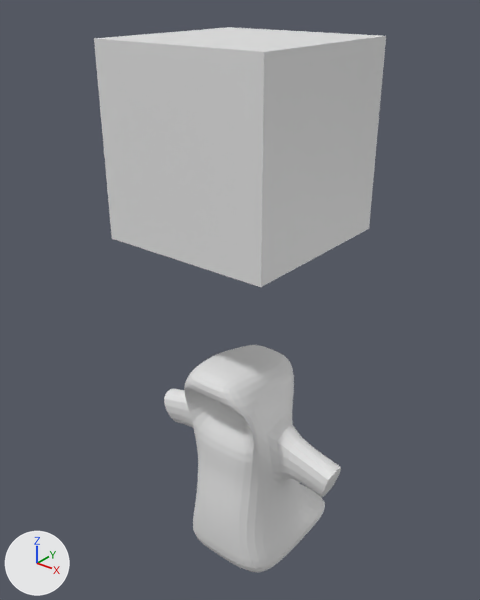
An edit to the Blender file Toys/Practices/Monsters/LP_Various_Monsters/MonstersSets.blend, drawn before and after from the same camera.
Both versions are drawn from a camera (50 mm lens) standing at (4.27, -5.38, 6.93) and looking at (-0.22, 0.22, 3.46). The axes (+X, +Y, +Z) are drawn at lower left. The lights are the same throughout.

In view in the first picture: 'Hooded', 'Origin'.
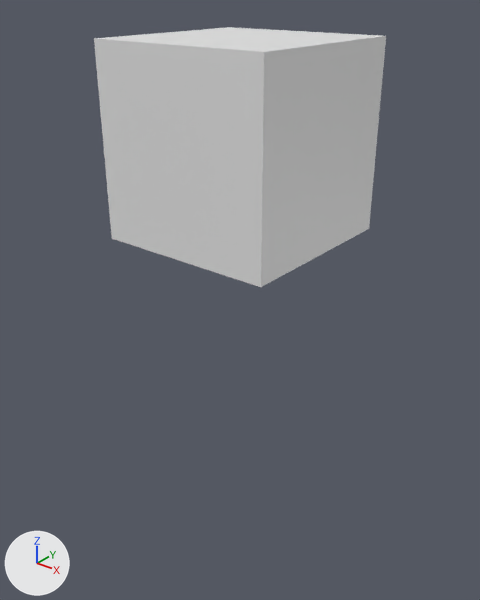
Pixel boxes [x1, y1, x2, y2] of what changed, in the pictures (480 x 600 px):
'Hooded', hidden: before [164, 345, 341, 573]
part 1 of me_cube, built on: before [164, 388, 341, 497]

Patch to the scene script:
```diff
--- a/Toys/Practices/Monsters/LP_Various_Monsters/MonstersSets.blend.py
+++ b/Toys/Practices/Monsters/LP_Various_Monsters/MonstersSets.blend.py
@@ me_cube @@
 # used by ob_hooded; location = (0.0, 0.0, 1.43)
-me_cube.from_pydata(...)  # 54 vertices, 43 faces; spans x 0.0..1.37, y -0.73..1.63, z -1.6..1.47
+me_cube.from_pydata(...)  # 62 vertices, 51 faces; spans x 0.0..1.34, y -0.73..1.63, z -1.6..1.47
+# me_cube part 1
+# 4 faces are deleted
+# 4 vertices move from x 1.18..1.37, y -0.17..0.33, z -0.17..0.41 to x 1.22..1.34, y -0.08..0.26, z -0.25..0.31
+# 8 vertices are added at x 0.58..0.94, y -0.14..0.32, z 0.03..0.53
+# 12 new faces join them
@@ ob_hooded @@
 _m = ob_hooded.modifiers.new('Mirror', 'MIRROR')
 _m.use_clip = True
+ob_hooded.hide_set(True)
```
